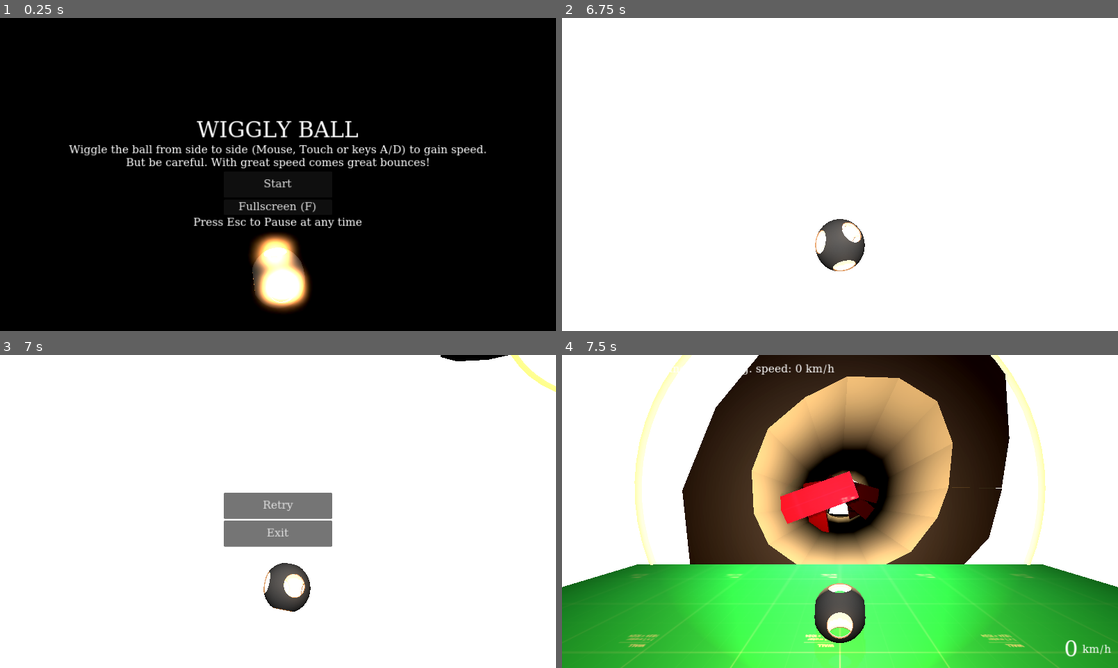
Above: before the commit, frames 1-4 (two rows, left to right).
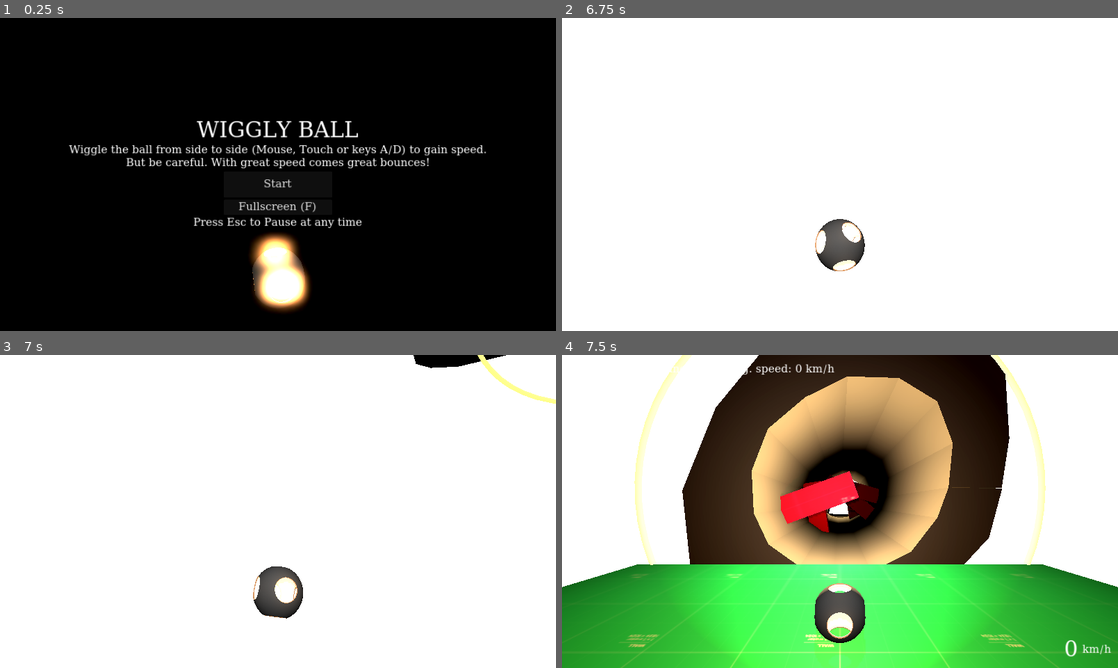
Above: after the commit, the same moments.

Repository: tihepo/wiggle-ball
Game: Godot game, scene res://scenes/start.tscn
The game is run twice, just before and just after one commit, with the same random seed, the same clock (stepped at 60 frames per second) and the same inputs.
Inputs (mouse positions are in pixels of both pictures, inside the frame that each line leads up to):
- Up to frame 1 (0.25 s): no input
- Up to frame 2 (6.75 s): click "Start" at 0.5 s; tap Enter (ui_accept) at 1.25 s; move the mouse to (834, 180) at 1.27 s; hold W (move_forward) 1.28-3.53 s; tap Space (move_jump) at 1.52, 2.27, 3.77, 4.52, 5.27 s; move the mouse to (878, 177) at 2.02 s; move the mouse to (795, 171) at 2.77 s; move the mouse to (845, 174) at 3.52 s; hold A (move_left) 3.53-4.28 s; move the mouse to (817, 168) at 4.27 s; hold W (move_forward) 4.28-6.53 s; move the mouse to (867, 174) at 5.02 s; move the mouse to (812, 174) at 5.77 s; move the mouse to (851, 168) at 6.52 s; hold D (move_right) from 6.53 s (still down)
- Up to frame 3 (7 s): keep holding D (move_right); tap Space (move_jump) at 6.77 s
- Up to frame 4 (7.5 s): release D (move_right) at 7.25 s; click "Retry" at 7.25 s

Frames 1-2 are identical in both runs. In frame 3, 5.0% of the frame differs, in the area x 40-100%, y 0-85%; in frame 4, nothing differs.

Commit message:
Angle gameover (gate missed) plane some more

Diff:
--- a/map/parts/start_gate.tscn
+++ b/map/parts/start_gate.tscn
@@ -57,11 +57,11 @@
 script = ExtResource("1_my5gk")
 
 [node name="Plane" type="Area3D" parent="."]
-transform = Transform3D(1, 0, 0, 0, 0.939693, 0.34202, 0, -0.34202, 0.939693, 0, 0, 0)
+transform = Transform3D(1, 0, 0, 0, 0.707107, -0.707107, 0, 0.707107, 0.707107, 0, -6, -3)
 collision_mask = 2
 
 [node name="CollisionPlane" type="CollisionShape3D" parent="Plane"]
-transform = Transform3D(1, 0, 0, 0, -4.37114e-08, -1, 0, 1, -4.37114e-08, 2.08165e-12, 2.08165e-12, -2.5)
+transform = Transform3D(1, 0, 0, 0, 1, 0, 0, 0, 1, 2.08165e-12, -2.3492e-08, -2.5)
 shape = SubResource("WorldBoundaryShape3D_2ry72")
 
 [node name="Cylinder" type="Area3D" parent="."]
